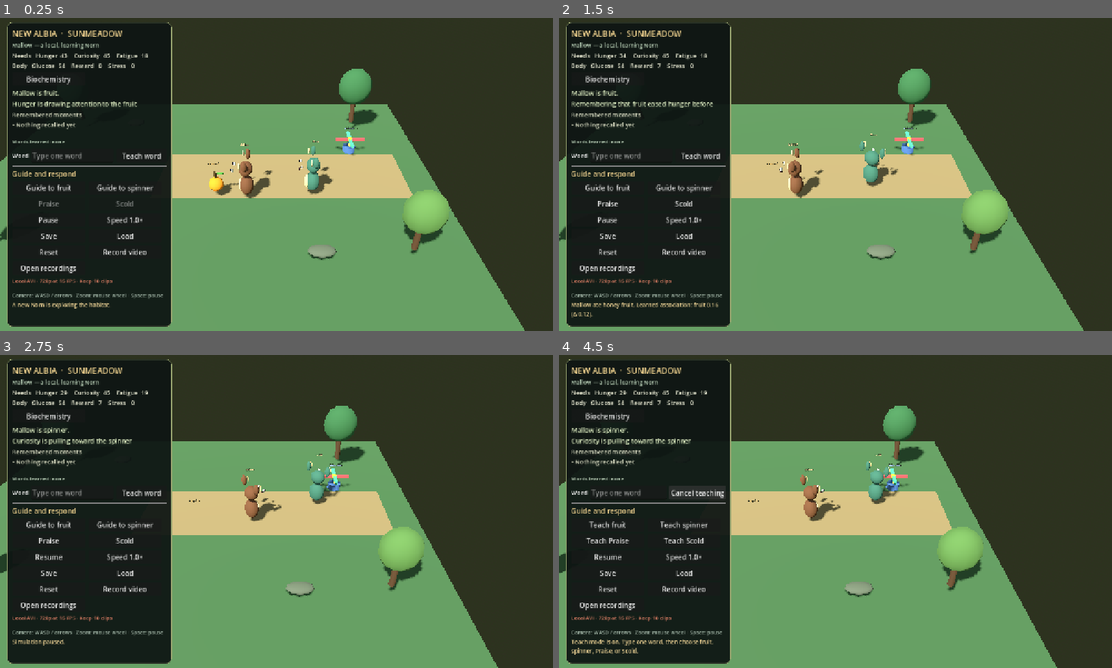
Above: before the commit, frames 1-4 (two rows, left to right).
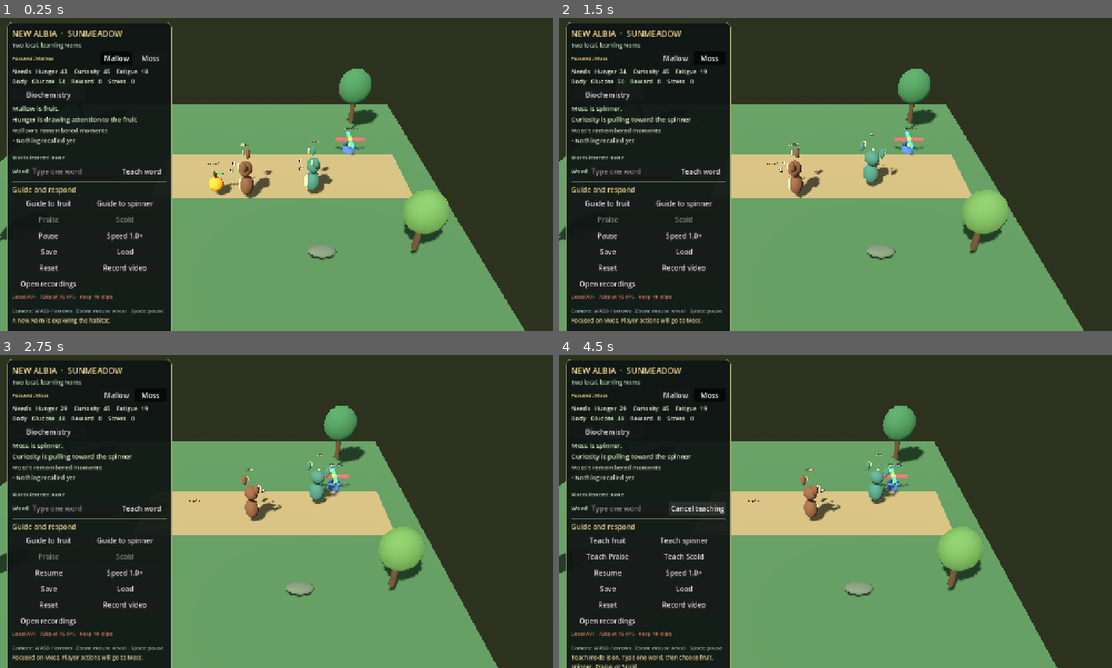
Above: after the commit, the same moments.

Repository: TateParker/creatures-albia-prototype
Game: Godot game, scene res://scenes/main.tscn
The game is run twice, just before and just after one commit, with the same random seed, the same clock (stepped at 60 frames per second) and the same inputs.
Inputs (mouse positions are in pixels of both pictures, inside the frame that each line leads up to):
- Up to frame 1 (0.25 s): no input
- Up to frame 2 (1.5 s): click (675, 58) at 0.5 s, where only the run after the commit has a clickable "Mallow"; click (708, 58) at 1.25 s, where only the run after the commit has a clickable "Moss"
- Up to frame 3 (2.75 s): tap Enter at 2 s; move the mouse to (398, 495) at 2.02 s; hold D from 2.03 s (still down); click (398, 495) at 2.17 s; tap Space at 2.27 s
- Up to frame 4 (4.5 s): release D at 2.75 s; click "Biochemistry" at 2.75 s; click "Hide biochemistry" at 3.5 s; click "Teach word" at 4.25 s

The runs differ from the first frame. In frame 1, 5.8% of the frame differs, in the area x 1-32%, y 7-100%; in frame 2, 6.0%; in frame 3, 5.8%; in frame 4, 6.2%.

Commit message:
Add focused Norn controls

Diff:
--- a/godot/scripts/albia_world.gd
+++ b/godot/scripts/albia_world.gd
@@ -20,6 +20,7 @@
 var norn: NornActor
 var moss: NornActor
 var norn_profiles: Dictionary = {}
+var focused_norn_id: String = "mallow"
 var objects: Dictionary = {}
 var cognition_state: Dictionary = {}
 var biochemistry_state: Dictionary = {}
@@ -105,13 +106,14 @@
 		last_status = "%s is having a short rest." % item.display_name
 		_refresh_ui()
 		return
-	guidance = {"objectId": object_id, "expiresAt": simulation_time + 7.0}
-	var mallow_profile := profile_for("mallow")
-	if mallow_profile != null:
-		mallow_profile.guidance = guidance
-	last_status = "You pointed toward %s." % item.display_name
-	if mallow_profile != null:
-		_run_decision(mallow_profile)
+	var profile := focused_profile()
+	if profile == null:
+		return
+	profile.guidance = {"objectId": object_id, "expiresAt": simulation_time + 7.0}
+	if profile.actor_id == "mallow":
+		guidance = profile.guidance
+	last_status = "You pointed toward %s for %s." % [item.display_name, profile.display_name]
+	_run_decision(profile)
 	_refresh_ui()
 
 
@@ -122,11 +124,11 @@
 		return
 	if not ["praise", "scold"].has(feedback):
 		return
-	var profile := profile_for("mallow")
+	var profile := focused_profile()
 	if profile == null:
 		return
 	if not profile.feedback_available or simulation_time - profile.feedback_time > FEEDBACK_WINDOW:
-		last_status = "Wait for Mallow to eat or play, then respond within 12 seconds."
+		last_status = "Wait for %s to eat or play, then respond within 12 seconds." % profile.display_name
 		_refresh_ui()
 		return
 	var feedback_word: Dictionary = _language.call("word_for_target", profile.language_state, feedback)
@@ -137,7 +139,7 @@
 		"actorId": profile.actor_id,
 		"time": simulation_time,
 		"feedback": feedback,
-		"text": "You %s Mallow after %s." % [feedback, profile.feedback_action]
+		"text": "You %s %s after %s." % [feedback, profile.display_name, profile.feedback_action]
 	}
 	if not feedback_word.is_empty():
 		outcome["word"] = str(feedback_word["word"])
@@ -150,7 +152,8 @@
 	var feedback_result := "praised" if feedback == "praise" else "scolded"
 	var language_delta := 0.14 if feedback == "praise" else -0.14
 	var adjusted_words: Array = _language.call("adjust_target", profile.language_state, profile.feedback_action, language_delta)
-	last_status = "Mallow was %s. %s association %s%.2f." % [
+	last_status = "%s was %s. %s association %s%.2f." % [
+		profile.display_name,
 		feedback_result,
 		profile.feedback_action.capitalize(),
 		"+" if amount >= 0.0 else "",
@@ -160,7 +163,7 @@
 		var changed_word: Dictionary = adjusted_words[0]
 		last_status += " %s confidence %.2f." % [str(changed_word["word"]), float(changed_word["confidence"])]
 	if not feedback_word.is_empty():
-		last_status += " Mallow said “%s”." % str(feedback_word["word"])
+		last_status += " %s said “%s”." % [profile.display_name, str(feedback_word["word"])]
 	_refresh_ui()
 
 
@@ -190,7 +193,7 @@
 		last_status = "Choose Teach word before pairing a word with a target."
 		_refresh_ui()
 		return
-	var profile := profile_for("mallow")
+	var profile := focused_profile()
 	if profile == null:
 		return
 	var result: Dictionary = _language.call("teach_word", profile.language_state, input_word, target_id)
@@ -201,15 +204,15 @@
 	var word := str(result.get("word", ""))
 	var confidence := float(result.get("confidence", 0.0))
 	var target_name := _language_target_name(target_id)
-	var readiness := " Mallow can now use it." if confidence >= 0.60 else " Teach again or praise correct use to build confidence."
-	last_status = "Taught “%s” to %s (%.2f confidence).%s" % [word, target_name, confidence, readiness]
+	var readiness := " %s can now use it." % profile.display_name if confidence >= 0.60 else " Teach again or praise correct use to build confidence."
+	last_status = "Taught “%s” to %s for %s (%.2f confidence).%s" % [word, target_name, profile.display_name, confidence, readiness]
 	_apply_profile_biochemistry_event(profile, "teach-word", {
 		"eventType": "teach-word",
 		"targetId": target_id,
 		"time": simulation_time,
 		"word": word,
 		"actorId": profile.actor_id,
-		"text": "Mallow learned “%s” for %s." % [word, target_name]
+		"text": "%s learned “%s” for %s." % [profile.display_name, word, target_name]
 	})
 	_sync_mallow_compatibility()
 	_refresh_ui()
@@ -428,6 +431,20 @@
 func profile_for(actor_id: String) -> NornProfile:
 	var profile = norn_profiles.get(actor_id, null)
 	return profile as NornProfile if profile is NornProfile else null
+
+
+func focused_profile() -> NornProfile:
+	var profile := profile_for(focused_norn_id)
+	return profile if profile != null else profile_for("mallow")
+
+
+func select_norn(actor_id: String) -> void:
+	var profile := profile_for(actor_id)
+	if profile == null:
+		return
+	focused_norn_id = profile.actor_id
+	last_status = "Focused on %s. Player actions will go to %s." % [profile.display_name, profile.display_name]
+	_refresh_ui()
 
 
 func _create_profiles() -> void:
@@ -737,15 +754,14 @@
 	profile.feedback_time = simulation_time
 	profile.feedback_available = true
 	_offer_observation(profile, outcome)
-	if actor_id == "mallow":
-		last_status = "%s. Learned association: %s %.2f (Δ %.2f)." % [
-			outcome_text,
-			action_id,
-			float(result.get("association", 0.0)),
-			float(result.get("learningDelta", 0.0))
-		]
-		if not spoken_word.is_empty():
-			last_status += " %s said “%s”." % [actor_name, str(spoken_word["word"])]
+	last_status = "%s. Learned association: %s %.2f (Δ %.2f)." % [
+		outcome_text,
+		action_id,
+		float(result.get("association", 0.0)),
+		float(result.get("learningDelta", 0.0))
+	]
+	if not spoken_word.is_empty():
+		last_status += " %s said “%s”." % [actor_name, str(spoken_word["word"])]
 	_sync_mallow_compatibility()
 	for current_profile: NornProfile in norn_profiles.values():
 		_run_decision(current_profile)
@@ -839,26 +855,29 @@
 
 
 func _refresh_ui() -> void:
-	if _ui == null or cognition_state.is_empty():
-		return
-	_ui.update_view(
-		cognition_state["chemistry"],
-		current_decision,
-		recalled_moments,
-		last_status,
-		paused,
-		simulation_speed,
-		feedback_available,
-		video_recorder != null and video_recorder.is_recording(),
-		video_recorder.recording_time() if video_recorder != null else 0.0,
-		last_recording_path,
-		video_recorder.last_error if video_recorder != null else "",
-		recorded_frame_count,
-		teaching_mode,
-		language_state,
-		Biochemistry.read_compounds(biochemistry_state),
-		Biochemistry.read_fluxes(biochemistry_state)
-	)
+	var profile := focused_profile()
+	if _ui == null or profile == null or profile.cognition_state.is_empty():
+		return
+	_ui.update_view({
+		"actorId": profile.actor_id,
+		"displayName": profile.display_name,
+		"chemistry": profile.cognition_state["chemistry"],
+		"decision": profile.current_decision,
+		"recalled": profile.recalled_moments,
+		"languageState": profile.language_state,
+		"compounds": Biochemistry.read_compounds(profile.biochemistry_state),
+		"reactionFluxes": Biochemistry.read_fluxes(profile.biochemistry_state),
+		"status": last_status,
+		"paused": paused,
+		"speed": simulation_speed,
+		"feedbackReady": profile.feedback_available and simulation_time - profile.feedback_time <= FEEDBACK_WINDOW,
+		"recording": video_recorder != null and video_recorder.is_recording(),
+		"recordingElapsed": video_recorder.recording_time() if video_recorder != null else 0.0,
+		"lastRecordingPath": last_recording_path,
+		"recordingError": video_recorder.last_error if video_recorder != null else "",
+		"recordedFrameCount": recorded_frame_count,
+		"teachingMode": teaching_mode
+	})
 
 
 func _unhandled_input(event: InputEvent) -> void:
--- a/godot/scripts/habitat_ui.gd
+++ b/godot/scripts/habitat_ui.gd
@@ -4,6 +4,9 @@
 const Biochemistry = preload("res://scripts/norn_biochemistry.gd")
 
 var habitat: Node
+var _focus_name_label: Label
+var _mallow_focus_button: Button
+var _moss_focus_button: Button
 var _chemistry_label: Label
 var _action_label: Label
 var _recall_label: Label
@@ -31,9 +34,18 @@
 	_build_ui()
 
 
-func update_view(chemistry: Dictionary, decision: Dictionary, recalled: Array, status: String, paused: bool, speed: float, feedback_ready: bool, recording: bool, recording_elapsed: float, last_recording_path: String, recording_error: String, recorded_frame_count: int, teaching_mode: bool, language_state: Dictionary, compounds: Dictionary, reaction_fluxes: Dictionary) -> void:
+func update_view(view: Dictionary) -> void:
 	if _chemistry_label == null:
 		return
+	var display_name := str(view.get("displayName", "Mallow"))
+	var actor_id := str(view.get("actorId", "mallow"))
+	var chemistry: Dictionary = view.get("chemistry", {})
+	var decision: Dictionary = view.get("decision", {})
+	var recalled: Array = view.get("recalled", [])
+	var language_state: Dictionary = view.get("languageState", {})
+	var compounds: Dictionary = view.get("compounds", {})
+	var reaction_fluxes: Dictionary = view.get("reactionFluxes", {})
+	var teaching_mode := bool(view.get("teachingMode", false))
 	_chemistry_label.text = "Needs   Hunger %3.0f    Curiosity %3.0f    Fatigue %3.0f\nBody   Glucose %3.0f    Reward %3.0f    Stress %3.0f" % [
 		float(chemistry.get("hunger", 0.0)),
 		float(chemistry.get("curiosity", 0.0)),
@@ -44,24 +56,35 @@
 	]
 	var action := str(decision.get("actionId", "idle")).replace("_", " ").capitalize()
 	var reason := str(decision.get("reason", "Settling into the habitat"))
-	_action_label.text = "Mallow is %s.\n%s" % [action.to_lower(), reason]
+	_focus_name_label.text = "Focused: %s" % display_name
+	_mallow_focus_button.set_pressed_no_signal(actor_id == "mallow")
+	_moss_focus_button.set_pressed_no_signal(actor_id == "moss")
+	_action_label.text = "%s is %s.\n%s" % [display_name, action.to_lower(), reason]
 	var lines: PackedStringArray = []
 	for episode: Dictionary in recalled:
 		var text_value := str(episode.get("text", ""))
 		if text_value.is_empty():
 			text_value = str(episode.get("eventType", "experience")).capitalize()
 		lines.append("• %s" % text_value)
-	_recall_label.text = "Remembered moments\n%s" % ("\n".join(lines) if not lines.is_empty() else "• Nothing recalled yet")
+	_recall_label.text = "%s's remembered moments\n%s" % [display_name, "\n".join(lines) if not lines.is_empty() else "• Nothing recalled yet"]
 	_language_label.text = _format_language_words(language_state)
-	_status_label.text = status
+	_status_label.text = str(view.get("status", ""))
 	_fruit_button.text = "Teach fruit" if teaching_mode else "Guide to fruit"
 	_spinner_button.text = "Teach spinner" if teaching_mode else "Guide to spinner"
 	_praise_button.text = "Teach Praise" if teaching_mode else "Praise"
 	_scold_button.text = "Teach Scold" if teaching_mode else "Scold"
+	var feedback_ready := bool(view.get("feedbackReady", false))
 	_praise_button.disabled = not feedback_ready and not teaching_mode
 	_scold_button.disabled = not feedback_ready and not teaching_mode
 	_teach_mode_button.text = "Cancel teaching" if teaching_mode else "Teach word"
 	_biochemistry_button.text = "Hide biochemistry" if _biochemistry_panel.visible else "Biochemistry"
+	var paused := bool(view.get("paused", false))
+	var speed := float(view.get("speed", 1.0))
+	var recording := bool(view.get("recording", false))
+	var recording_elapsed := float(view.get("recordingElapsed", 0.0))
+	var last_recording_path := str(view.get("lastRecordingPath", ""))
+	var recording_error := str(view.get("recordingError", ""))
+	var recorded_frame_count := int(view.get("recordedFrameCount", 0))
 	_pause_button.text = "Resume" if paused else "Pause"
 	_speed_button.text = "Speed %.1f×" % speed
 	_record_button.text = "Stop recording" if recording else "Record video"
@@ -103,10 +126,29 @@
 	title.add_theme_color_override("font_color", Color(0.96, 0.84, 0.57))
 	layout.add_child(title)
 	var subtitle := Label.new()
-	subtitle.text = "Mallow — a local, learning Norn"
+	subtitle.text = "Two local, learning Norns"
 	subtitle.add_theme_font_size_override("font_size", 13)
 	subtitle.add_theme_color_override("font_color", Color(0.77, 0.86, 0.76))
 	layout.add_child(subtitle)
+	var focus_row := HBoxContainer.new()
+	focus_row.name = "FocusRow"
+	focus_row.add_theme_constant_override("separation", 5)
+	layout.add_child(focus_row)
+	_focus_name_label = Label.new()
+	_focus_name_label.name = "FocusNameLabel"
+	_focus_name_label.text = "Focused: Mallow"
+	_focus_name_label.add_theme_font_size_override("font_size", 12)
+	_focus_name_label.add_theme_color_override("font_color", Color(0.96, 0.84, 0.57))
+	_focus_name_label.size_flags_horizontal = Control.SIZE_EXPAND_FILL
+	focus_row.add_child(_focus_name_label)
+	_mallow_focus_button = _add_button(focus_row, "Mallow", func() -> void: habitat.call("select_norn", "mallow"))
+	_mallow_focus_button.name = "FocusMallowButton"
+	_mallow_focus_button.toggle_mode = true
+	_mallow_focus_button.custom_minimum_size = Vector2(74.0, 28.0)
+	_moss_focus_button = _add_button(focus_row, "Moss", func() -> void: habitat.call("select_norn", "moss"))
+	_moss_focus_button.name = "FocusMossButton"
+	_moss_focus_button.toggle_mode = true
+	_moss_focus_button.custom_minimum_size = Vector2(74.0, 28.0)
 	_chemistry_label = Label.new()
 	_chemistry_label.add_theme_font_size_override("font_size", 14)
 	_chemistry_label.add_theme_color_override("font_color", Color(0.95, 0.95, 0.86))
--- a/godot/tools/run_habitat_scenario.gd
+++ b/godot/tools/run_habitat_scenario.gd
@@ -52,8 +52,19 @@
 			world.objects["spinner"].available,
 			str(world.cognition_state["chemistry"])
 		])
-	world.give_feedback("scold")
-	print("SCOLD: %s; spinner association=%.2f" % [world.last_status, float(world.cognition_state["actionAssociations"]["spinner"])])
+	var mallow_profile = world.profile_for("mallow")
+	var moss_profile = world.profile_for("moss")
+	var feedback_profile = mallow_profile if mallow_profile.feedback_available else moss_profile if moss_profile.feedback_available else null
+	var spinner_scold_applied := false
+	if feedback_profile != null:
+		world.select_norn(feedback_profile.actor_id)
+		world.give_feedback("scold")
+		spinner_scold_applied = world.last_status.contains("was scolded")
+	if not spinner_scold_applied:
+		_scenario_failures.append("Scold did not apply to the Norn that played with the spinner")
+	var spinner_association := float(feedback_profile.cognition_state["actionAssociations"]["spinner"]) if feedback_profile != null else -1.0
+	print("SCOLD: applied=%s; status=%s; spinner association=%.2f" % [spinner_scold_applied, world.last_status, spinner_association])
+	world.select_norn("mallow")
 
 	world.reset_run()
 	world.guide_to("fruit")
@@ -64,6 +75,18 @@
 	var guided_spinner := await _wait_for_status(world, "played with the spinner", 600)
 	print("GUIDED SPINNER: reached=%s; status=%s" % [guided_spinner, world.last_status])
 	world.give_feedback("scold")
+
+	world.select_norn("moss")
+	world.toggle_teaching_mode()
+	world.teach_word("sprig", "spinner")
+	world.toggle_teaching_mode()
+	var moss_focus_has_word: bool = world.focused_profile().language_state["words"].has("sprig")
+	var mallow_vocabulary_isolated: bool = not world.profile_for("mallow").language_state["words"].has("sprig")
+	world.select_norn("mallow")
+	var mallow_focus_restored: bool = world.focused_profile().actor_id == "mallow"
+	if not moss_focus_has_word or not mallow_vocabulary_isolated or not mallow_focus_restored:
+		_scenario_failures.append("focus switching or per-Norn teaching failed")
+	print("FOCUS AND TEACHING: Moss=%s; Mallow isolated=%s; restored=%s" % [moss_focus_has_word, mallow_vocabulary_isolated, mallow_focus_restored])
 
 	world.toggle_pause()
 	var time_at_pause := world.simulation_time
--- a/godot/tools/verify_social_slice.gd
+++ b/godot/tools/verify_social_slice.gd
@@ -21,6 +21,9 @@
 	await test_observation_requires_range_visibility_and_attention()
 	await test_observed_success_and_feedback_teach_matching_action()
 	await test_contested_object_completes_once()
+	await test_focus_routes_actions_only_to_selected_norn()
+	await test_invalid_focus_id_is_ignored()
+	await test_unfocused_norn_keeps_simulating()
 	if _failures.is_empty():
 		print("SOCIAL_SLICE_CHECKS_OK")
 		quit(0)
@@ -407,6 +410,93 @@
 	await _destroy_social_world(world)
 
 
+func test_focus_routes_actions_only_to_selected_norn() -> void:
+	var world = await _create_social_world()
+	if not world.has_method("select_norn") or not world.has_method("focused_profile"):
+		_expect(false, "world exposes focus selection and focused profile")
+		await _destroy_social_world(world)
+		return
+	var mallow = world.call("profile_for", "mallow")
+	var moss = world.call("profile_for", "moss")
+	var mallow_actor: NornActor = mallow.get("actor")
+	var moss_actor: NornActor = moss.get("actor")
+	var mallow_state: Dictionary = mallow.get("cognition_state")
+	var moss_state: Dictionary = moss.get("cognition_state")
+	var mallow_chemistry_before := Biochemistry.read_compounds(mallow.get("biochemistry_state"))
+	var mallow_vocabulary_before: Dictionary = mallow.get("language_state")["words"].duplicate(true)
+	var mallow_guidance_before: Dictionary = mallow.get("guidance").duplicate(true)
+	var mallow_episode_count := (mallow_state["episodes"] as Array).size()
+	moss.set("feedback_available", true)
+	moss.set("feedback_action", "fruit")
+	moss.set("feedback_target", "fruit")
+	moss.set("feedback_time", float(world.get("simulation_time")))
+	world.call("select_norn", "moss")
+	_expect(world.call("focused_profile").get("actor_id") == "moss", "selecting Moss changes the focused profile")
+	var ui: Node = world.get("_ui")
+	var focus_label := ui.find_child("FocusNameLabel", true, false) as Label
+	var moss_button := ui.find_child("FocusMossButton", true, false) as Button
+	_expect(focus_label != null and focus_label.text == "Focused: Moss", "HUD identifies the focused Norn")
+	_expect(moss_button != null and moss_button.button_pressed, "HUD marks the active focus button")
+	world.call("guide_to", "spinner")
+	_expect(str(moss.get("guidance").get("objectId", "")) == "spinner", "guidance applies to the focused Norn")
+	_expect(mallow.get("guidance") == mallow_guidance_before, "guidance leaves the other Norn unchanged")
+	world.call("toggle_teaching_mode")
+	world.call("teach_word", "pine", "fruit")
+	world.call("toggle_teaching_mode")
+	_expect((moss.get("language_state")["words"] as Dictionary).has("pine"), "typed teaching updates the focused Norn's vocabulary")
+	_expect(mallow.get("language_state")["words"] == mallow_vocabulary_before, "typed teaching leaves the other Norn's vocabulary unchanged")
+	world.call("give_feedback", "praise")
+	_expect(str((moss_state["episodes"] as Array).back().get("eventType", "")) == "praise", "Praise updates the focused Norn")
+	moss.set("feedback_available", true)
+	moss.set("feedback_action", "fruit")
+	moss.set("feedback_target", "fruit")
+	moss.set("feedback_time", float(world.get("simulation_time")))
+	world.call("give_feedback", "scold")
+	var moss_episodes: Array = moss_state["episodes"]
+	_expect(moss_episodes.size() >= 3 and moss_episodes.back().get("eventType", "") == "scold", "Scold updates the focused Norn's independent feedback window")
+	_expect((mallow_state["episodes"] as Array).size() == mallow_episode_count, "focused feedback leaves the other Norn's memories unchanged")
+	_expect(Biochemistry.read_compounds(mallow.get("biochemistry_state")) == mallow_chemistry_before, "focused feedback leaves the other Norn's chemistry unchanged")
+	_expect(mallow_actor != moss_actor and world.get("norn") == mallow_actor, "Mallow remains the unfocused actor while Moss is selected")
+	await _destroy_social_world(world)
+
+
+func test_invalid_focus_id_is_ignored() -> void:
+	var world = await _create_social_world()
+	if not world.has_method("select_norn") or not world.has_method("focused_profile"):
+		_expect(false, "world validates requested focus IDs")
+		await _destroy_social_world(world)
+		return
+	world.call("select_norn", "moss")
+	world.call("select_norn", "unknown")
+	_expect(world.call("focused_profile").get("actor_id") == "moss", "invalid focus ID leaves the previous Norn selected")
+	await _destroy_social_world(world)
+
+
+func test_unfocused_norn_keeps_simulating() -> void:
+	var world = await _create_social_world()
+	if not world.has_method("select_norn") or not world.has_method("profile_for"):
+		_expect(false, "world keeps unfocused Norns in the simulation")
+		await _destroy_social_world(world)
+		return
+	world.set_process(false)
+	world.call("select_norn", "moss")
+	var mallow = world.call("profile_for", "mallow")
+	var moss = world.call("profile_for", "moss")
+	var mallow_actor: NornActor = mallow.get("actor")
+	var start_position := mallow_actor.global_position
+	var spinner: Interactable = world.get("objects")["spinner"]
+	mallow_actor.set_action_target(spinner, "spinner", "Testing autonomous movement", "spinner")
+	for _frame in range(8):
+		await physics_frame
+	_expect(mallow_actor.global_position.distance_to(start_position) > 0.1, "unfocused Mallow continues moving")
+	var before_compounds := Biochemistry.read_compounds(mallow.get("biochemistry_state"))
+	world.call("_step_profile_chemistry", mallow)
+	var after_compounds := Biochemistry.read_compounds(mallow.get("biochemistry_state"))
+	_expect(after_compounds != before_compounds, "unfocused Mallow continues advancing chemistry")
+	_expect(world.call("focused_profile").get("actor_id") == "moss", "ongoing simulation does not change focus")
+	await _destroy_social_world(world)
+
+
 func _create_social_world() -> Node:
 	var world_script: Script = load("res://scripts/albia_world.gd")
 	var world: Node = world_script.new()
Not shown, changed: docs/superpowers/plans/2026-10-29-godot-two-norn-social-slice.md
